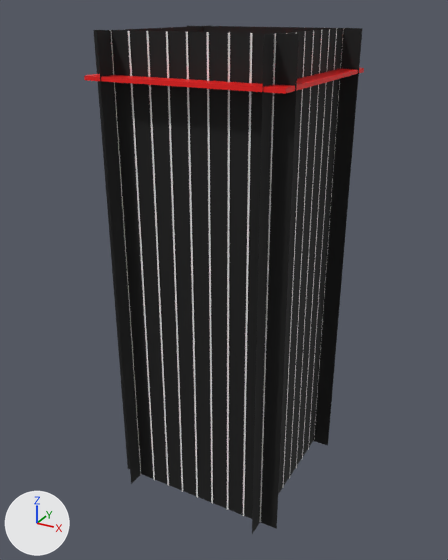
Two versions of the Blender file Assets/blocks/board.blend, one commit apart.
The view is the same before and after, from a camera (50 mm lens) standing at (29.6, -55.5, 51.9) and looking at (-0.6, -0.6, 24.4). The axes (+X, +Y, +Z) are drawn at lower left. The lights are the same throughout.

Names of what the first picture shows: 'Body', 'DeadLine', 'Grid'.
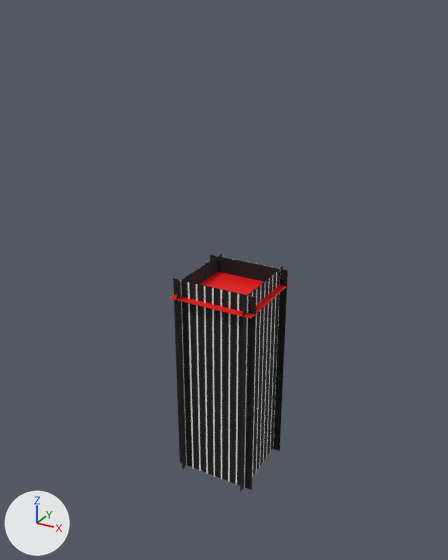
Boxes [x1, y1, x2, y2] around the edits, measured in the pictures (448 x 560 px):
'Body', deleted (black): before [94, 25, 362, 534]
'Map', added (black): after [173, 254, 288, 492]
'Grid', reshaped, moved (57% narrower, 53% shorter): before [110, 28, 344, 523]; after [180, 256, 280, 488]
'DeadLine', moved, rescaled: before [84, 68, 364, 94]; after [170, 271, 289, 319]

Edits to the bpy script that builds the scene:
```text
Change me_grid:
    used by ob_grid; location = (0.0, 0.0, 25.0)
    remove me_grid.from_pydata(...)  # 148 vertices, 37 faces; spans x -8.1..8.1, y -8.1..8.1, z -25.0..25.0
    add me_grid.from_pydata(...)  # 148 vertices, 37 faces; spans x -4.1..4.1, y -4.1..4.1, z -12.5..12.5
    me_grid part 1: 144 of 148 vertices moved; they spanned x -8.1..8.1, y -8.1..8.1, z -25.0..25.0 and now span x -4.1..4.1, y -4.1..4.1, z -12.5..12.5; mean shift (0.0, 0.0, 0.0); largest move (-8.1, 8.1, 25.0) -> (-4.1, -3.9, 12.5)
Add me_map_body:
    me_map_body.from_pydata([(-1.0, -1.0, 0.0), (1.0, -1.0, 0.0), (-1.0, 1.0, 0.0), (1.0, 1.0, 0.0), (-5.0, -4.0, 12.5), (-5.0, -4.0, -12.5), (5.0, -4.0, 12.5), (5.0, -4.0, -12.5), (4.0, -5.0, 12.5), (4.0, -5.0, -12.5), (4.0, 5.0, 12.5), (4.0, 5.0, -12.5), (5.0, 4.0, 12.5), (5.0, 4.0, -12.5), (-5.0, 4.0, 12.5), (-5.0, 4.0, -12.5), (-4.0, 5.0, 12.5), (-4.0, 5.0, -12.5), (-4.0, -5.0, 12.5), (-4.0, -5.0, -12.5)], [], [(0, 1, 3, 2), (4, 5, 7, 6), (8, 9, 11, 10), (12, 13, 15, 14), (16, 17, 19, 18)])
    me_map_body.materials.append(mat_body_met)  # black #0f0f0f
Remove ob_body:
    ob_body = bpy.data.objects.new('Body', me_body)
    ob_body.location = (0.0, 0.0, 25.0)
Change ob_deadline:
    ob_deadline.location: (0.0, 0.0, 46.0) -> (0.0, 0.0, 23.0)
    ob_deadline.scale: (9.9, 9.9, 0.2) -> (4.9, 4.9, 0.05)
Change ob_grid:
    ob_grid.location: (0.0, 0.0, 25.0) -> (0.0, 0.0, 12.5)
Add ob_map:
    ob_map = bpy.data.objects.new('Map', me_map_body)
    ob_map.location = (0.0, 0.0, 12.5)
```
